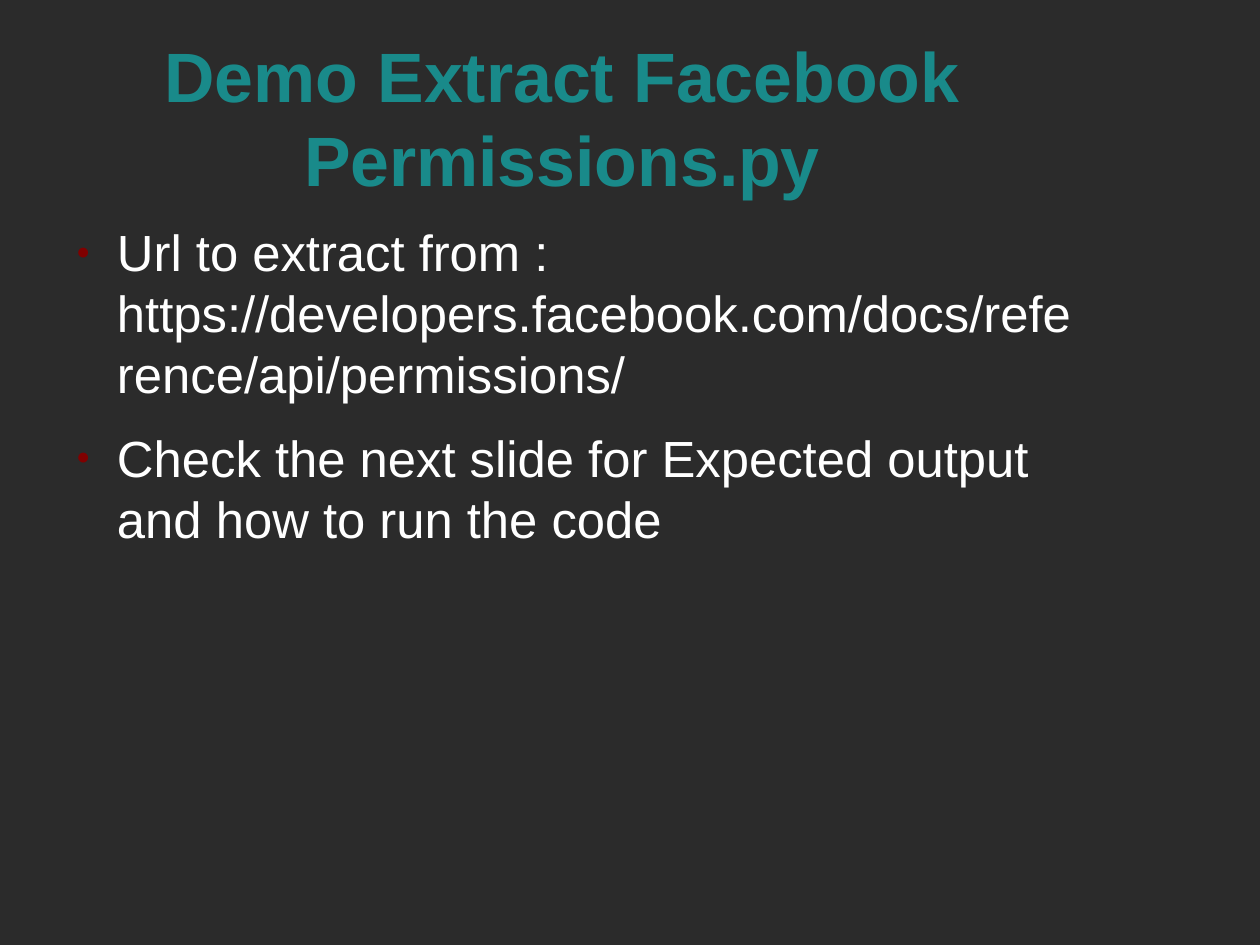
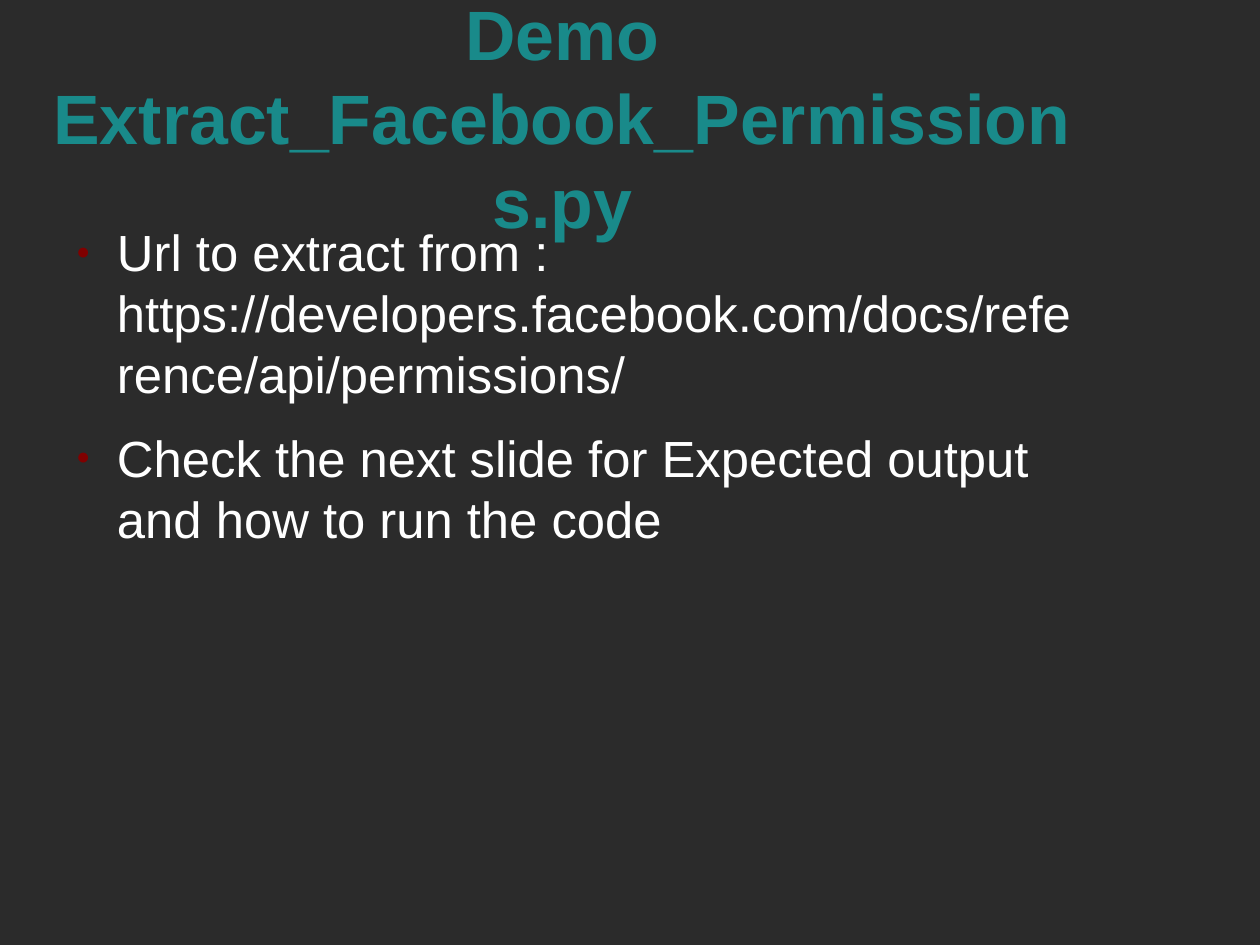
Before and after one commit to firesofmay/Null-Pune-Intro-to-Scraping-Talk-March-2012, a slide deck: slide 21 of Presentation.odp. Drawn at 1260x945 pixels with LibreOffice and Linux fonts; fonts in the diff are those of the drawing; background and template pictures are left out; a plain dark background stands for a picture behind light text. Boxes give left, top, right and bottom in pixels: in the first picture for what was removed or moved away, otherwise in the second. Text is boxed around its words. In the diff, an @@ line names an element or a change of style, - is before the commit and + after.

```diff
--- a/Presentation.odp
+++ b/Presentation.odp
@@ title at (53,12,1069,241): text changed @@
-Demo Extract Facebook Permissions.py
+Demo Extract_Facebook_Permissions.py
```
Also in this commit, not shown: 3 other slides changed.
